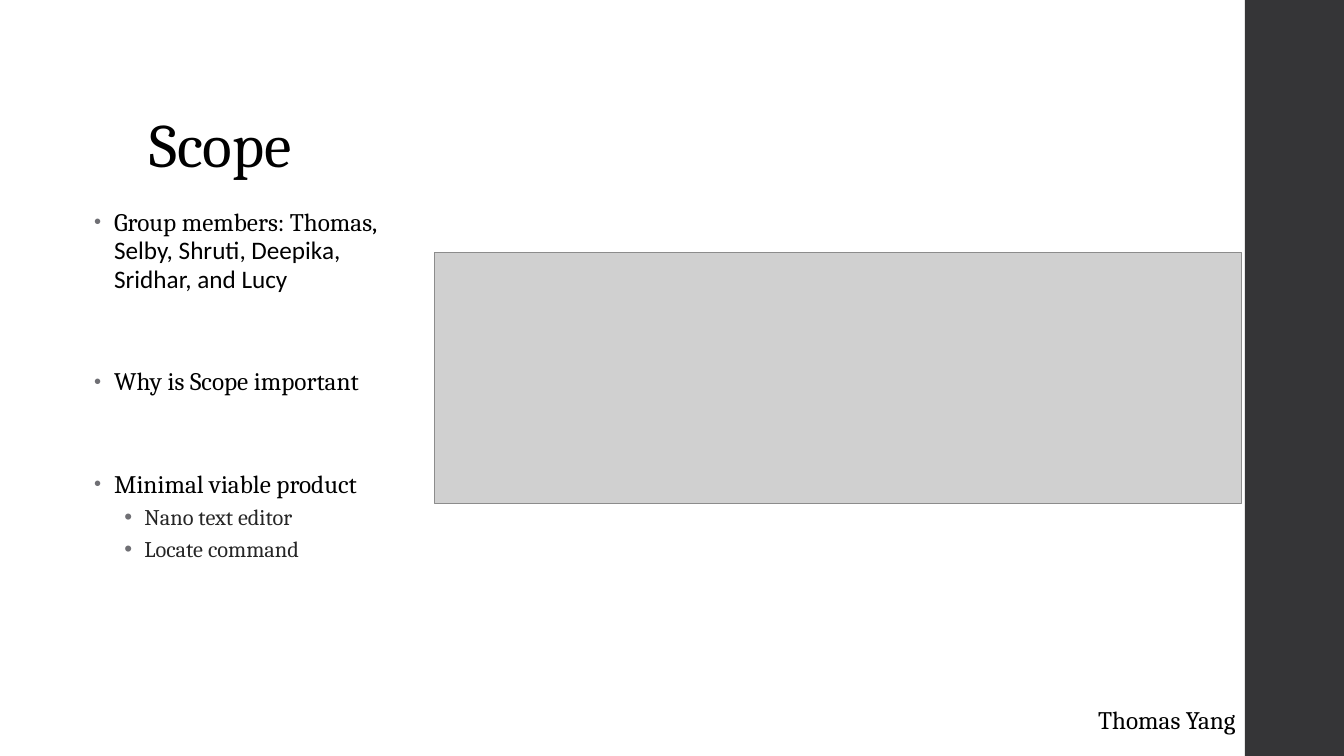
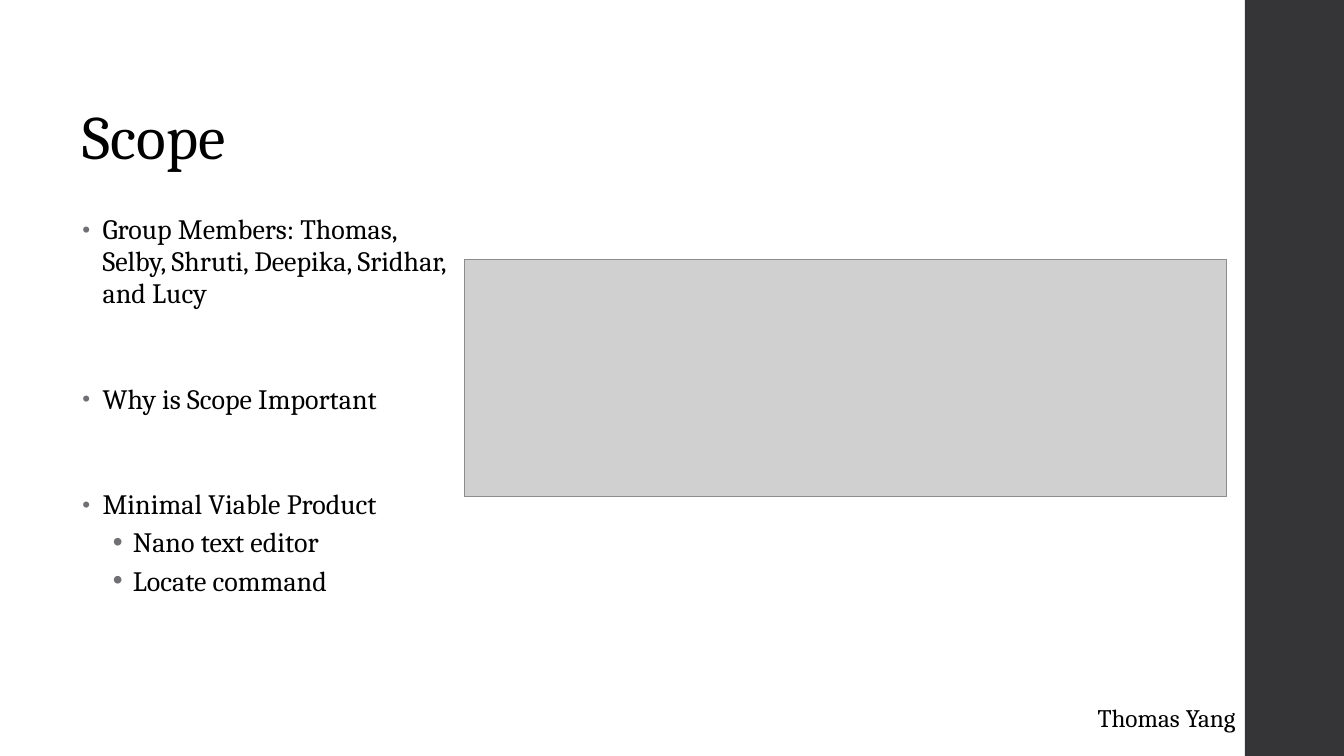
Before and after one commit to venksrid001/cowrie, a slide deck: slide 2 of Presentation.ppt. Drawn at 1344x756 pixels with LibreOffice and Linux fonts; fonts in the diff are those of the drawing; grey boxes stand for pictures. Boxes give left, top, right and bottom in pixels: in the first picture for what was removed or moved away, otherwise in the second. Text is boxed around its words. In the diff, an @@ line names an element or a change of style, - is before the commit and + after.

Commit message:
Edited Scope slide formatting

```diff
--- a/Presentation.ppt
+++ b/Presentation.ppt
@@ title "Scope": place and size @@
-title "Scope" at (149,125,292,180)
+title "Scope" at (83,117,226,172)
@@ text "Group Members: Thomas, Selby, Shruti, ...": place and size @@
-text "Group Members: Thomas, Selby, Shruti, ..." at (114,213,377,558)
+text "Group Members: Thomas, Selby, Shruti, ..." at (103,219,447,592)
@@ text at (103,219,447,515): text changed; size 18 to 20 pt @@
-• Group members: Thomas, Selby, Shruti, Deepika, Sridhar, and Lucy
-• Why is Scope important
-• Minimal viable product
+• Group Members: Thomas, Selby, Shruti, Deepika, Sridhar, and Lucy
+• Why is Scope Important
+• Minimal Viable Product
@@ picture: place and size @@
-picture at (434,253,1240,504)
+picture at (464,259,1226,496)
@@ text at (133,532,327,592): size 16 to 20 pt, text colour #262626 to #000000 in "Nano text editor", "Locate command" @@
```
